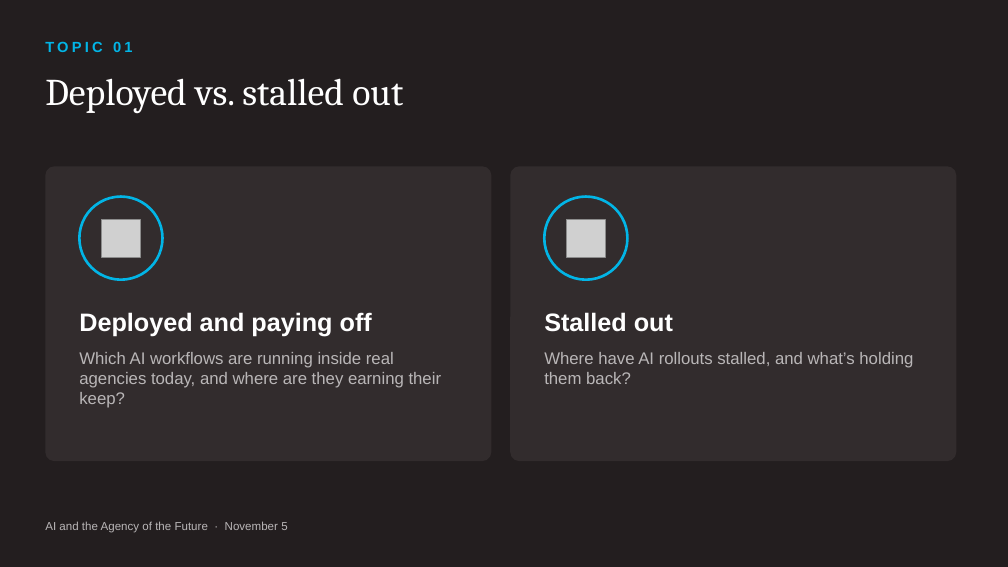
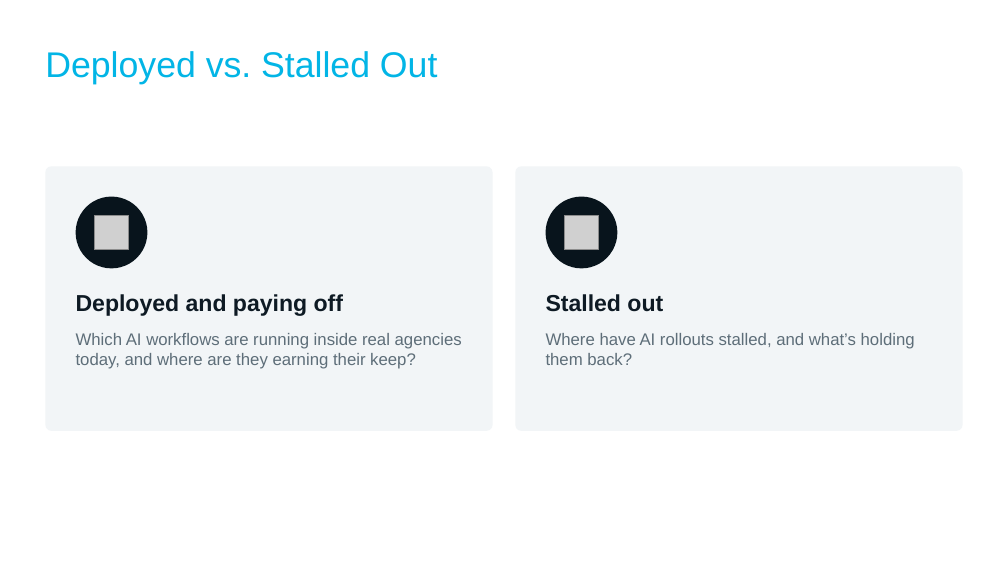
Before and after one commit to ynnahilary/hennessey, a slide deck: slide 6 of webinars/2026-11-05/november_webinar_deck.pptx. Drawn at 1008x567 pixels with LibreOffice and Linux fonts; fonts in the diff are those of the drawing; grey boxes stand for pictures; background and template pictures are left out. Boxes give left, top, right and bottom in pixels: in the first picture for what was removed or moved away, otherwise in the second. Text is boxed around its words. In the diff, an @@ line names an element or a change of style, - is before the commit and + after.

```diff
--- a/webinars/2026-11-05/november_webinar_deck.pptx
+++ b/webinars/2026-11-05/november_webinar_deck.pptx
@@ background #231E1F to picture (left out) @@
@@ title at bbox=[45, 51, 437, 84]: text changed; size 36 to 34 pt; font Cambria to Arial; text colour #FFFFFF to #02B5E6 @@
-Deployed vs. stalled out
+Deployed vs. Stalled Out
@@ text removed at bbox=[45, 41, 132, 52] @@
-TOPIC 01
@@ rounded rectangle: place and size @@
-rounded rectangle at bbox=[45, 166, 492, 461]
+rounded rectangle at bbox=[45, 166, 493, 431]
@@ rounded rectangle at bbox=[45, 166, 493, 431]: fill #322C2D to #F2F5F7; proportions changed @@
@@ rounded rectangle at bbox=[516, 166, 963, 431]: fill #322C2D to #F2F5F7; proportions changed @@
@@ rounded rectangle: place and size @@
-rounded rectangle at bbox=[510, 166, 957, 461]
+rounded rectangle at bbox=[516, 166, 963, 431]
@@ ellipse at bbox=[76, 197, 147, 268]: fill #322C2D to #08141C; outline #02B5E6 2.5 pt to none @@
@@ ellipse: place and size @@
-ellipse at bbox=[79, 197, 163, 280]
+ellipse at bbox=[76, 197, 147, 268]
@@ ellipse: place and size @@
-ellipse at bbox=[544, 197, 628, 280]
+ellipse at bbox=[546, 197, 618, 268]
@@ ellipse at bbox=[546, 197, 618, 268]: fill #322C2D to #08141C; outline #02B5E6 2.5 pt to none @@
@@ picture: place and size @@
-picture at bbox=[102, 219, 141, 258]
+picture at bbox=[95, 216, 129, 250]
@@ picture: place and size @@
-picture at bbox=[567, 219, 606, 258]
+picture at bbox=[564, 216, 599, 250]
@@ text "Deployed and paying off": place and size @@
-text "Deployed and paying off" at bbox=[79, 312, 372, 337]
+text "Deployed and paying off" at bbox=[76, 294, 343, 316]
@@ text "Deployed and paying off" at bbox=[76, 294, 343, 316]: size 24 to 22 pt, text colour #FFFFFF to #0E1A24 @@
@@ text "Stalled out" at bbox=[546, 294, 663, 312]: size 24 to 22 pt, text colour #FFFFFF to #0E1A24 @@
@@ text "Stalled out": place and size @@
-text "Stalled out" at bbox=[544, 312, 673, 332]
+text "Stalled out" at bbox=[546, 294, 663, 312]
@@ text "Which AI workflows are running ...": place and size @@
-text "Which AI workflows are running ..." at bbox=[79, 352, 442, 408]
+text "Which AI workflows are running ..." at bbox=[76, 333, 462, 369]
@@ text "Which AI workflows are running ..." at bbox=[76, 333, 462, 369]: text colour #B9B6B7 to #5E6E79 @@
@@ text "Where have AI rollouts stalled, ..." at bbox=[546, 333, 915, 365]: text colour #B9B6B7 to #5E6E79 @@
@@ text "Where have AI rollouts stalled, ...": place and size @@
-text "Where have AI rollouts stalled, ..." at bbox=[544, 352, 913, 384]
+text "Where have AI rollouts stalled, ..." at bbox=[546, 333, 915, 365]
@@ text removed at bbox=[45, 521, 287, 533] @@
-AI and the Agency of the Future · November 5
```
Also in this commit, not shown: 13 other slides changed, 4 other files.
